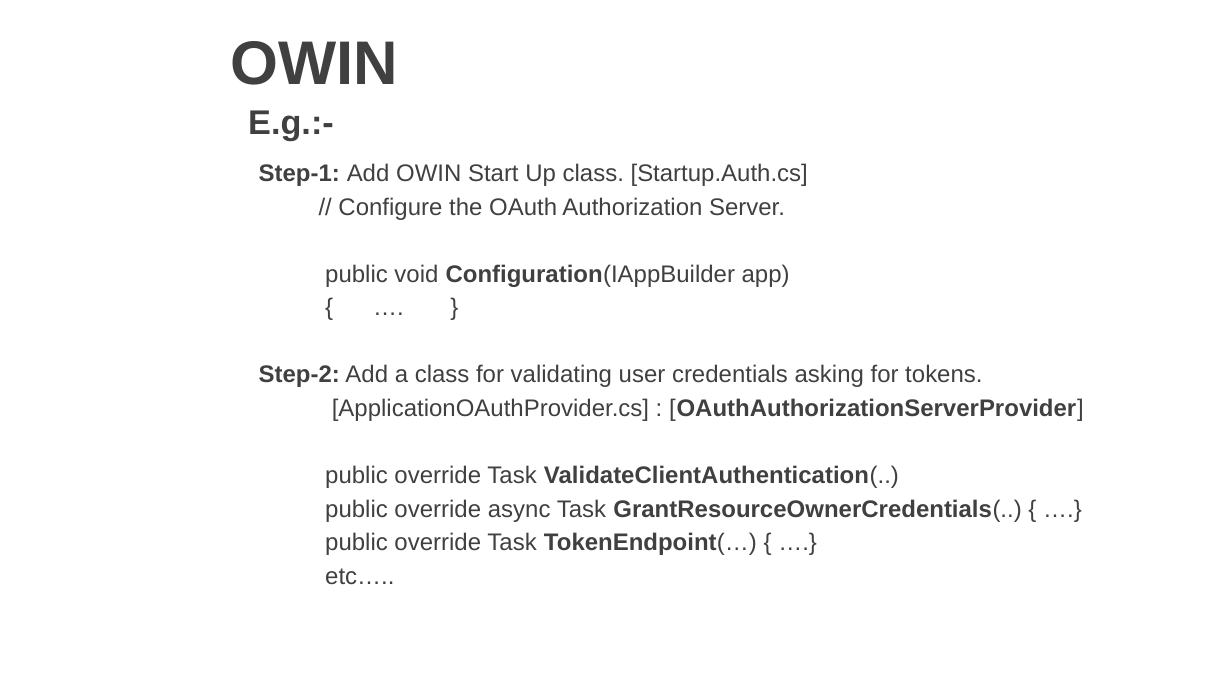
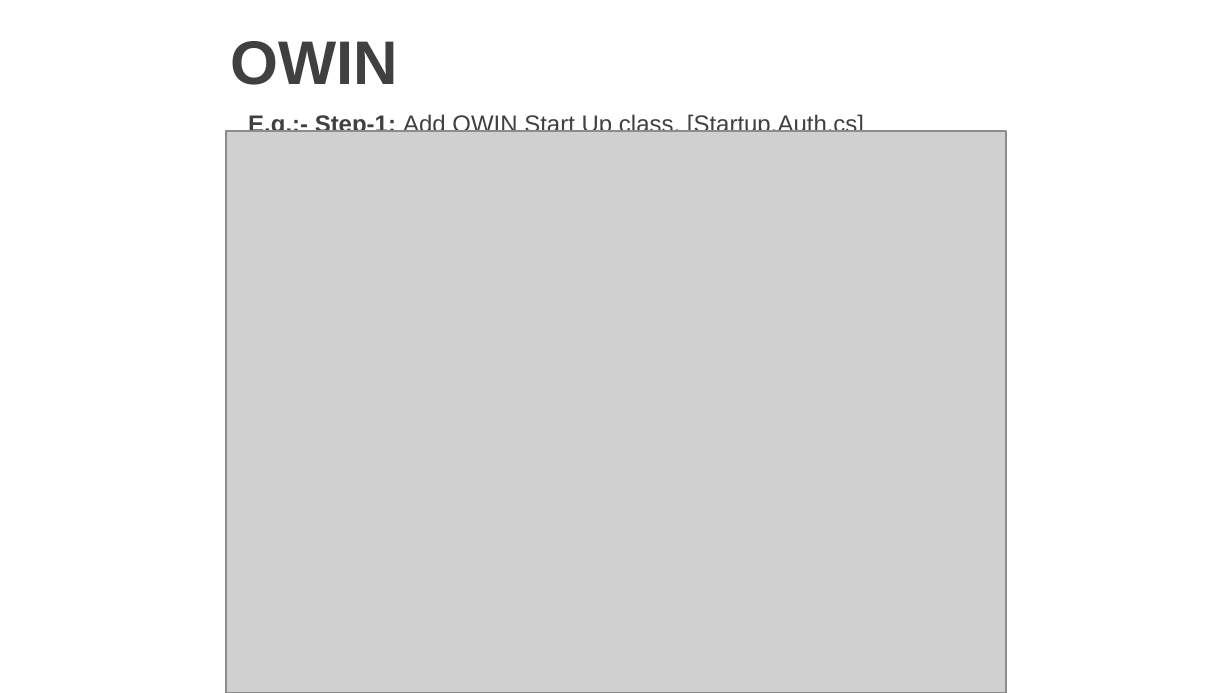
Before and after one commit to vgyureka/DotNetBig, a slide deck: slide 38 of webapiSecurity.pptx (slide 34 before the commit). Drawn at 1232x693 pixels with LibreOffice and Linux fonts; fonts in the diff are those of the drawing; grey boxes stand for pictures; background and template pictures are left out. Boxes give left, top, right and bottom in pixels: in the first picture for what was removed or moved away, otherwise in the second. Text is boxed around its words. In the diff, an @@ line names an element or a change of style, - is before the commit and + after.

```diff
--- a/webapiSecurity.pptx
+++ b/webapiSecurity.pptx
@@ text at [248,113,864,132]: text changed; size 20 to 14 pt; bold off @@
-E.g.:-
+E.g.:- Step-1: Add OWIN Start Up class. [Startup.Auth.cs]
@@ picture added at [225,131,1005,692] @@
@@ text removed at [259,163,1084,585] @@
-Step-1: Add OWIN Start Up class. [Startup.Auth.cs]
-// Configure the OAuth Authorization Server.
-public void Configuration(IAppBuilder app)
-{ …. }
-Step-2: Add a class for validating user credentials asking for tokens.
-[ApplicationOAuthProvider.cs] : [OAuthAuthorizationServerProvider]
-public override Task ValidateClientAuthentication(..)
-public override async Task GrantResourceOwnerCredentials(..) { ….}
-public override Task TokenEndpoint(…) { ….}
-etc…..
```
Also in this commit, not shown: 4 other slides changed, 11 slides added.
